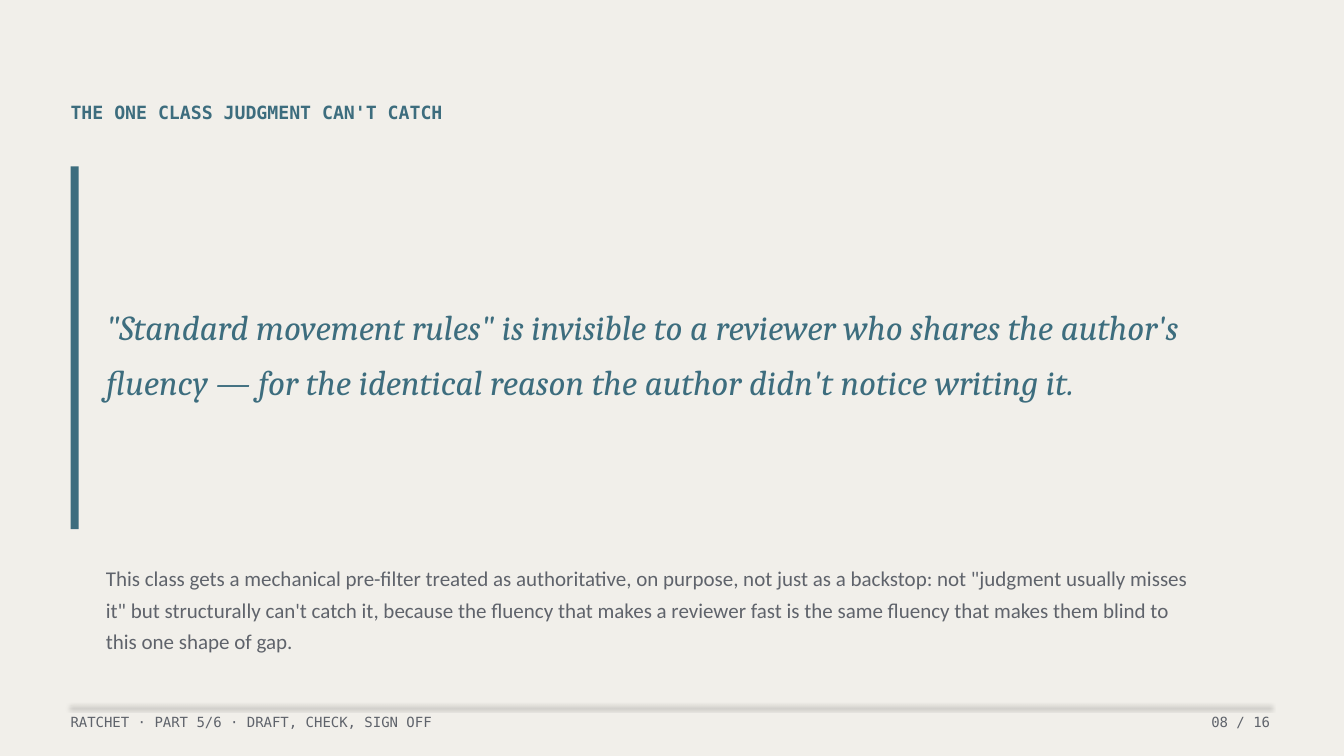
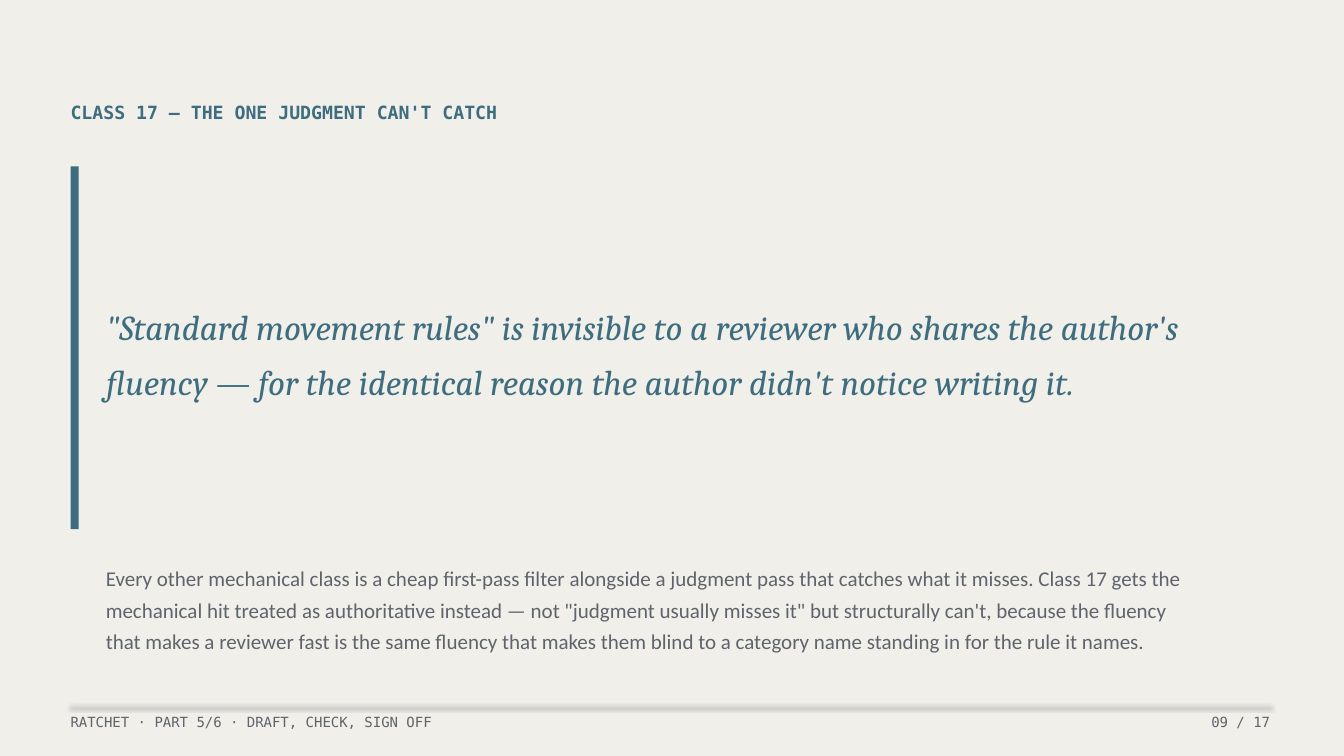
Before and after one commit to lehmann314159/ratchet, a slide deck: slide 9 of writing/decks/05-draft-check-sign-off.pptx (slide 8 before the commit). Drawn at 1344x756 pixels with LibreOffice and Linux fonts; fonts in the diff are those of the drawing. Boxes give left, top, right and bottom in pixels: in the first picture for what was removed or moved away, otherwise in the second. Text is boxed around its words. In the diff, an @@ line names an element or a change of style, - is before the commit and + after.

```diff
--- a/writing/decks/05-draft-check-sign-off.pptx
+++ b/writing/decks/05-draft-check-sign-off.pptx
@@ text at bbox=[71, 105, 497, 120]: text changed @@
-THE ONE CLASS JUDGMENT CAN'T CATCH
+CLASS 17 — THE ONE JUDGMENT CAN'T CATCH
@@ text at bbox=[106, 571, 1180, 653]: text changed @@
-This class gets a mechanical pre-filter treated as authoritative, on purpose, not just as a backstop: not "judgment usually misses it" but structurally can't catch it, because the fluency that makes a reviewer fast is the same fluency that makes them blind to this one shape of gap.
+Every other mechanical class is a cheap first-pass filter alongside a judgment pass that catches what it misses. Class 17 gets the mechanical hit treated as authoritative instead — not "judgment usually misses it" but structurally can't, because the fluency that makes a reviewer fast is the same fluency that makes them blind to a category name standing in for the rule it names.
@@ text at bbox=[1211, 716, 1270, 727]: text changed @@
-08 / 16
+09 / 17
```
Also in this commit, not shown: 13 other slides changed, 1 slide added, 1 other file.
